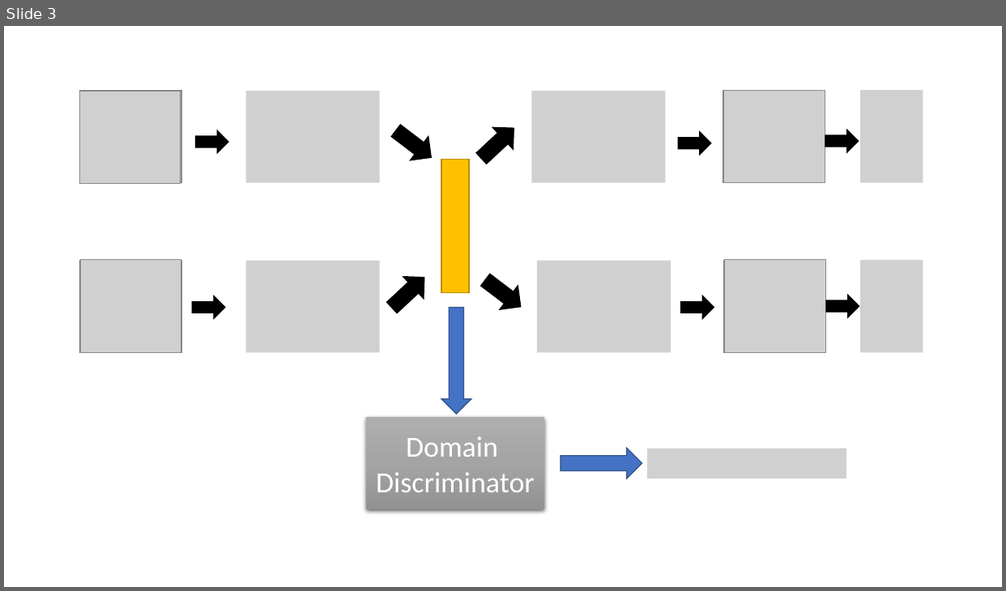
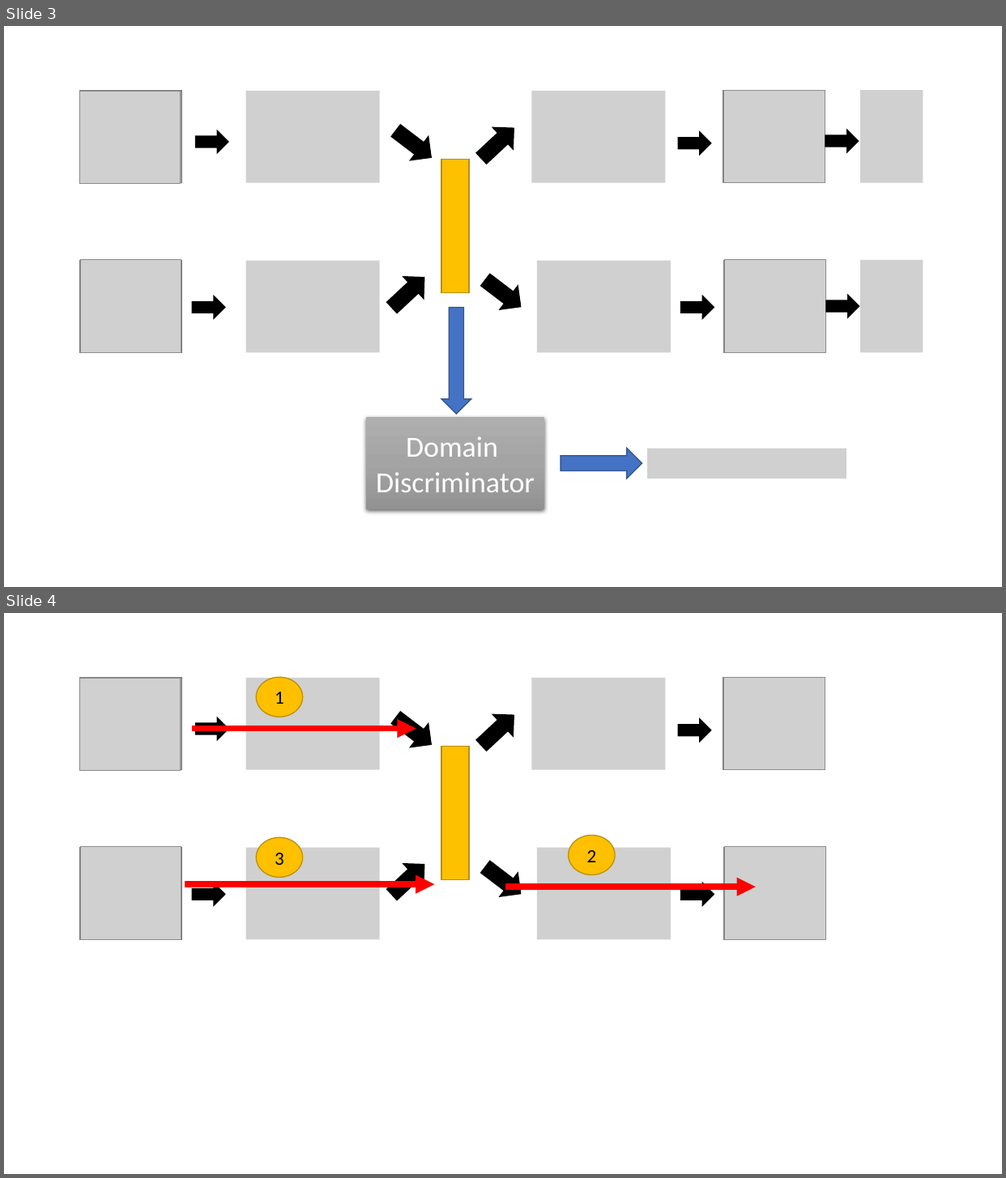
Before and after one commit to soonchangAI/GenerativeAdversarialNetworksNotes, a slide deck: Lecture 3 Notes/projection.pptx. Shown one above the other, each under a label of ours: slide 3 before the commit, slides 3 and 4 after it. The pictures are 1006x591 and 1006x1178 pixels, drawn with LibreOffice and Linux fonts; fonts in the diff are those of the drawing; grey boxes stand for pictures. Boxes give left, top, right and bottom in pixels: in the first picture for what was removed or moved away, otherwise in the second. Text is boxed around its words. In the diff, an @@ line names an element or a change of style, - is before the commit and + after.

```diff
--- a/Lecture 3 Notes/projection.pptx
+++ b/Lecture 3 Notes/projection.pptx
@@ slide 4 added at (4, 613, 1002, 1174), background #FFFFFF @@
@@ picture added at (79, 678, 181, 771) @@
@@ rectangle added at (80, 678, 182, 770), fill #A5A5A5, outline #7A7A7A 1 pt @@
@@ picture added at (246, 678, 380, 770) @@
@@ ellipse added at (256, 677, 303, 717), fill #FFC000, outline #BD8E00 1 pt, 18 pt, text #000000 @@
+1
@@ picture added at (532, 678, 666, 770) @@
@@ rectangle added at (723, 678, 825, 770), fill #A5A5A5, outline #7A7A7A 1 pt @@
@@ picture added at (724, 677, 825, 770) @@
@@ right arrow added at (386, 706, 440, 756), fill #000000, outline #000000 1 pt @@
@@ right arrow added at (471, 705, 524, 756), fill #000000, outline #000000 1 pt @@
@@ arrow added from (192, 728) to (415, 728), #FF0000 6 pt @@
@@ right arrow added at (196, 717, 228, 740), fill #000000, outline #000000 1 pt @@
@@ right arrow added at (679, 719, 711, 742), fill #000000, outline #000000 1 pt @@
@@ rectangle added at (441, 747, 469, 880), fill #FFC000, outline #BD8E00 1 pt @@
@@ rectangle added at (80, 847, 182, 939), fill #A5A5A5, outline #7A7A7A 1 pt @@
@@ picture added at (80, 847, 181, 940) @@
@@ picture added at (246, 847, 380, 939) @@
@@ ellipse added at (256, 837, 303, 877), fill #FFC000, outline #BD8E00 1 pt, 18 pt, text #000000 @@
+3
@@ right arrow added at (381, 854, 434, 905), fill #000000, outline #000000 1 pt @@
@@ right arrow added at (476, 855, 530, 905), fill #000000, outline #000000 1 pt @@
@@ picture added at (537, 847, 671, 939) @@
@@ ellipse added at (569, 835, 615, 875), fill #FFC000, outline #BD8E00 1 pt, 18 pt, text #000000 @@
+2
@@ rectangle added at (724, 847, 826, 939), fill #A5A5A5, outline #7A7A7A 1 pt @@
@@ picture added at (725, 847, 826, 940) @@
@@ arrow added from (185, 884) to (434, 884), #FF0000 6 pt @@
@@ right arrow added at (192, 884, 225, 905), fill #000000, outline #000000 1 pt @@
@@ arrow added from (505, 887) to (756, 887), #FF0000 6 pt @@
@@ right arrow added at (681, 884, 714, 905), fill #000000, outline #000000 1 pt @@
```
Also in this commit, not shown: 2 other files.
